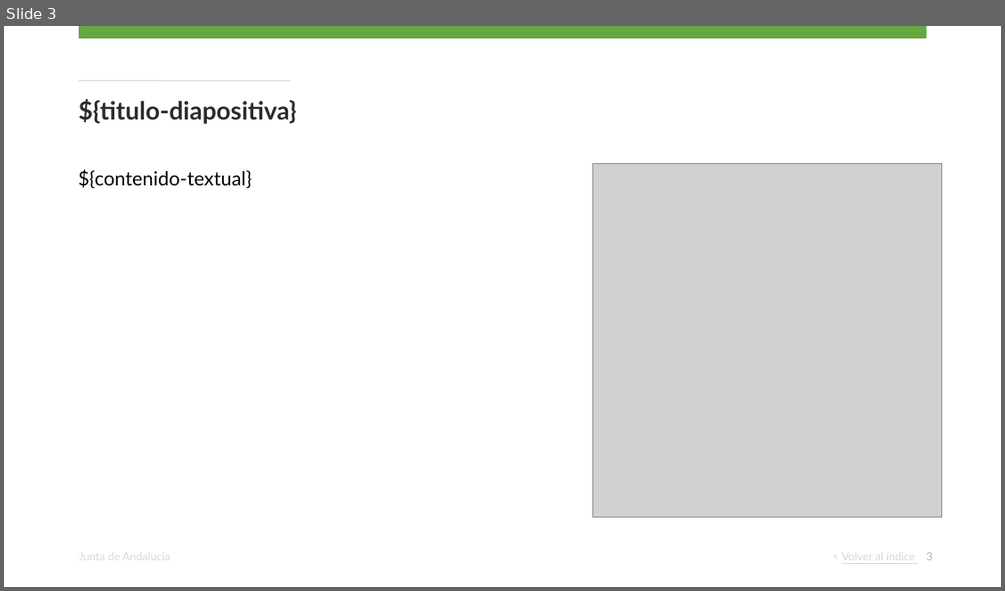
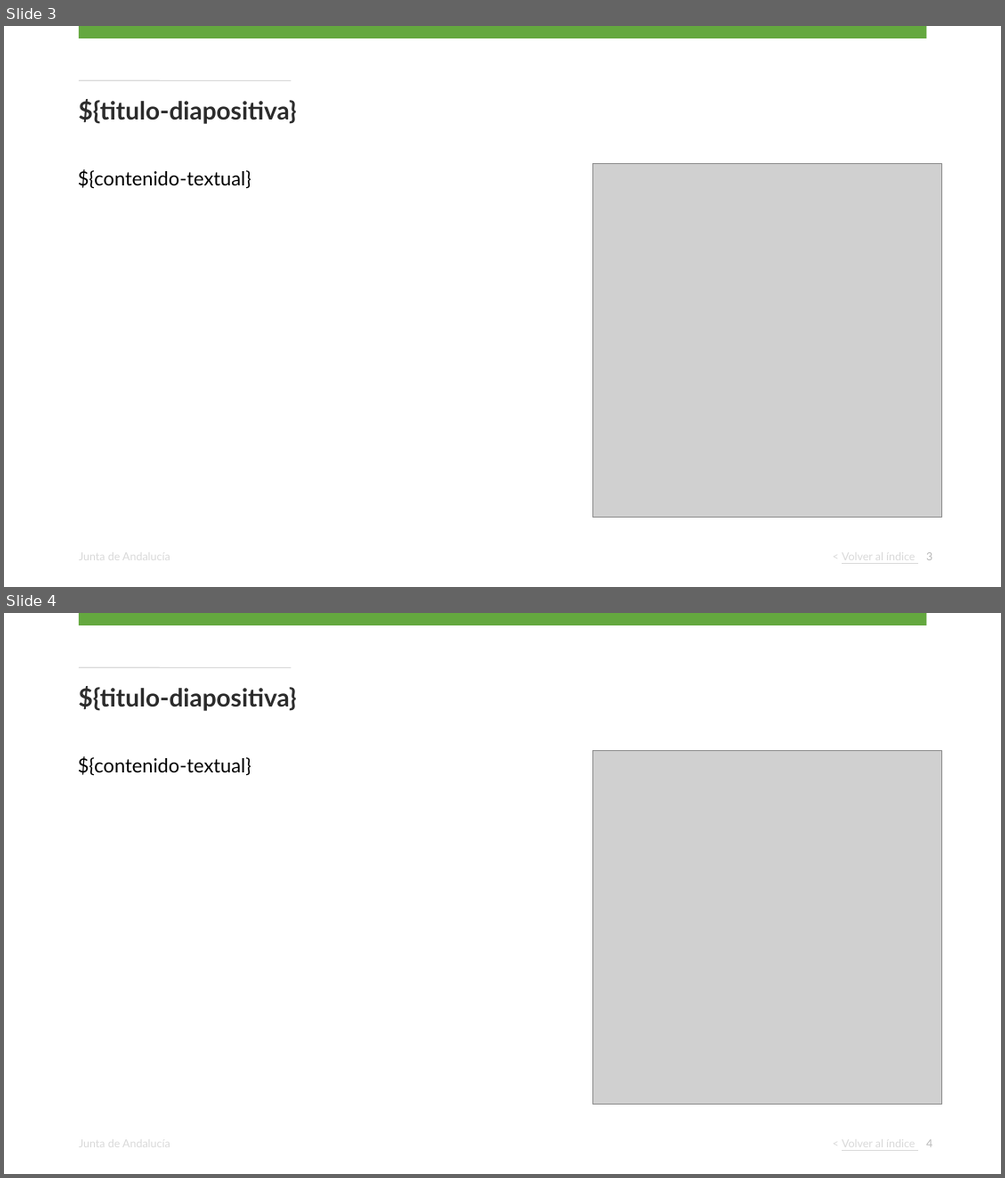
Before and after one commit to santigupro/curso-inap-iaprog-ejercicio-2-python, a slide deck: input/template.odp. Shown one above the other, each under a label of ours: slide 3 before the commit, slides 3 and 4 after it. The pictures are 1005x591 and 1005x1178 pixels, drawn with LibreOffice and Linux fonts; fonts in the diff are those of the drawing; grey boxes stand for pictures. Boxes give left, top, right and bottom in pixels: in the first picture for what was removed or moved away, otherwise in the second. Text is boxed around its words. In the diff, an @@ line names an element or a change of style, - is before the commit and + after.

Commit message:
feat: Gnera preentacion con diapositivas fijas

```diff
--- a/input/template.odp
+++ b/input/template.odp
@@ slide 4 added at (x1=4, y1=613, x2=1001, y2=1174), background #FFFFFF; not listed: 1 template element that a slide beside it also shows @@
@@ rectangle added at (x1=79, y1=613, x2=926, y2=625), fill #64A83F @@
@@ text added at (x1=79, y1=686, x2=297, y2=711), 18 pt, text #2B2B2B, bold @@
+${titulo-diapositiva}
@@ line added from (79, 668) to (291, 668), #D9D9D9 0.74 pt @@
@@ text added at (x1=78, y1=756, x2=251, y2=775), 14 pt, text #000000 @@
+${contenido-textual}
@@ picture added at (x1=593, y1=751, x2=942, y2=1103) @@
@@ text added at (x1=841, y1=1136, x2=914, y2=1150), 8 pt, text #D9D9D9, underline @@
+< Volver al índice
@@ page number added at (x1=926, y1=1139, x2=932, y2=1145), 8 pt, text #B7B7B7 @@
+4
```
Also in this commit, not shown: 1 slide changed, 2 other slides added, 8 other files.
